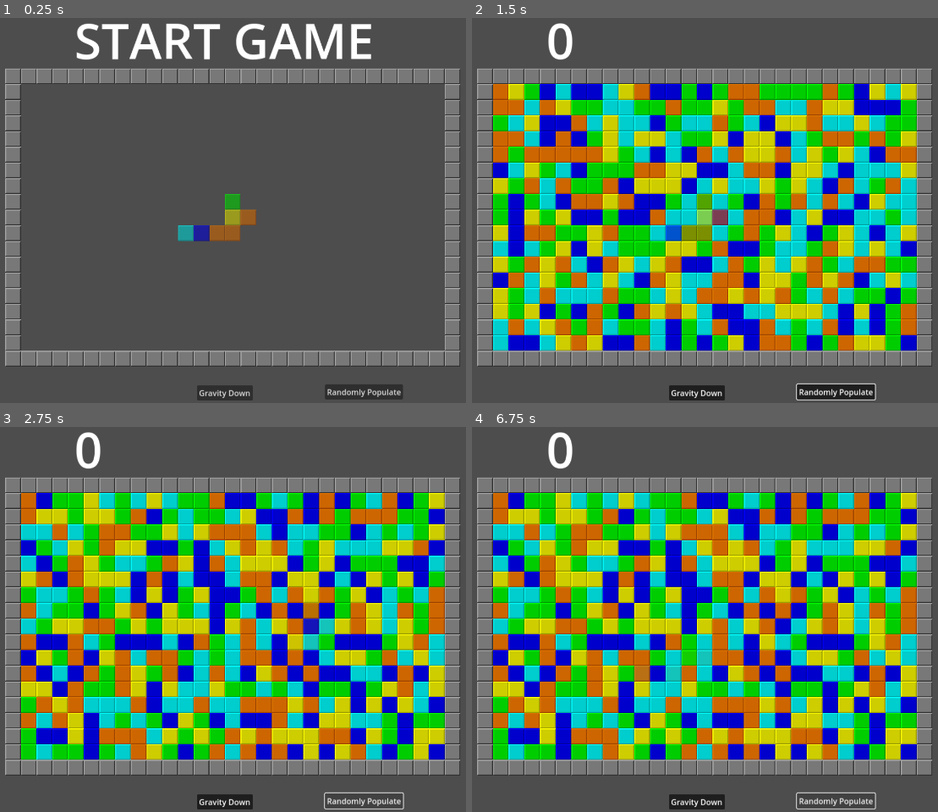
Above: before the commit, frames 1-4 (two rows, left to right).
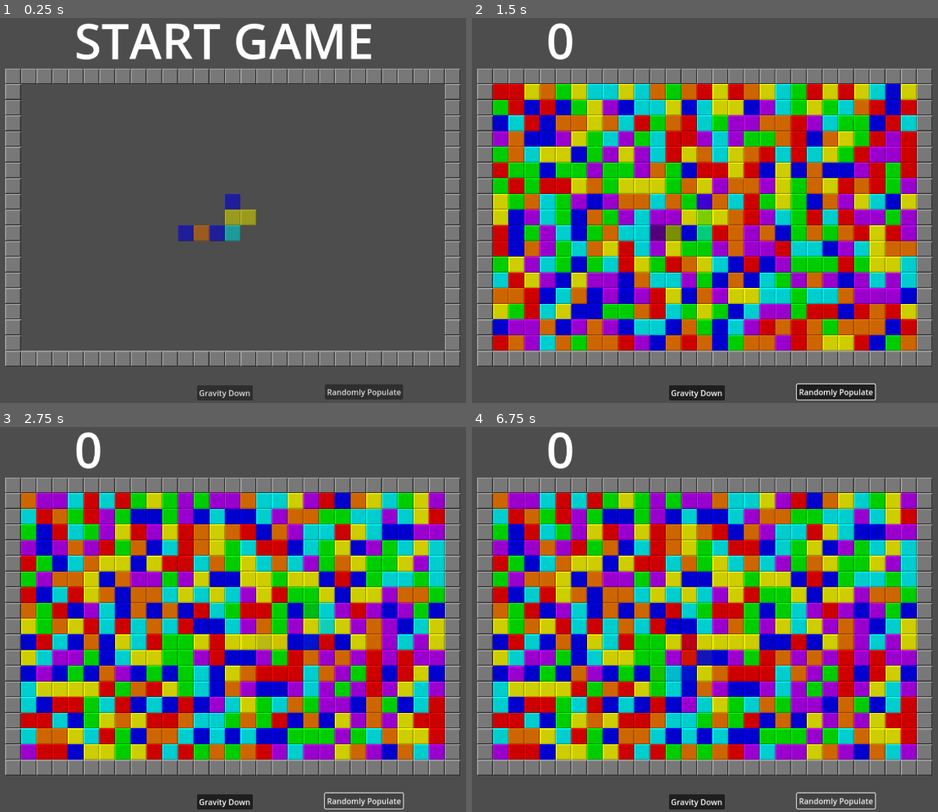
Above: after the commit, the same moments.

Repository: alexcolemandata/game-matcher
Game: Godot game, scene res://main.tscn
The game is run twice, just before and just after one commit, with the same random seed, the same clock (stepped at 60 frames per second) and the same inputs.
Inputs:
- Up to frame 1 (0.25 s): no input
- Up to frame 2 (1.5 s): click "Gravity Down" at 0.5 s; click "Randomly Populate" at 1.25 s
- Up to frame 3 (2.75 s): tap Enter at 2 s; hold Right (right) from 2.03 s (still down); hold S (spawn piece) from 2.03 s (still down)
- Up to frame 4 (6.75 s): release Right (right) at 2.78 s; release S (spawn piece) at 2.78 s; hold Down (down) 2.78-3.53 s; tap A (rotate anticlockwise) at 2.85, 5.85 s; tap S (spawn piece) at 3.05, 3.8, 4.35, 6.05 s; hold Right (right) 3.53-4.28 s; hold D (rotate clockwise) 3.53-4.28 s; hold Up (up) 4.28-5.03 s; hold S (spawn piece) 5.03-5.78 s; hold Left (left) 5.03-6.53 s; hold Down (down) from 6.53 s (still down); hold D (rotate clockwise) from 6.53 s (still down)

The runs differ from the first frame. In frame 1, 0.8% of the frame differs, in the area x 38-55%, y 45-59%; in frame 2, 54%; in frame 3, 54%; in frame 4, 54%, in the area x 4-96%, y 17-87%.

Commit message:
more feedback for combos

Diff:
--- a/Board.gd
+++ b/Board.gd
@@ -24,12 +24,15 @@
 	GREEN_TILE,
 	ORANGE_TILE,
 	BLUE_TILE,
+	RED_TILE,
+	PURPLE_TILE
 ]
 
 var border: TileMapLayer
 var placed_tiles: TileMapLayer
 var active_piece: TileMapLayer
 var score = 0
+var num_gravity_repeats = 0
 
 
 func _ready():
@@ -158,6 +161,8 @@
 					color_str = "#5AF"
 				elif color_to_check == YELLOW_TILE:
 					color_str = "#FF0"
+				elif color_to_check == PURPLE_TILE:
+					color_str = "#9A00CD"
 
 				var score_coords = placed_tiles.map_to_local(neighbors[0])
 				for scored_tile in neighbors:
@@ -358,7 +363,6 @@
 
 			var color = placed_tiles.get_cell_atlas_coords(old_coord)
 			var new_coord = Vector2i(x, int(HEIGHT/2)-i-1)
-			print("gravity from: ", old_coord, "; to: ", new_coord)
 			for j in range(old_coord.y, new_coord.y ):
 				await get_tree().create_timer(0.001).timeout
 				placed_tiles.erase_cell(Vector2i(x, j))
@@ -366,14 +370,24 @@
 
 	if await clear_scored_pieces():
 		print("scored pieces after applying gravity! repeating")
+		await get_tree().create_timer(0.2).timeout
+		num_gravity_repeats += 1
+		var msg: = "Again"
+		if num_gravity_repeats > 1:
+			for n in range(num_gravity_repeats):
+				msg += "!"
+			msg += " x" + str(num_gravity_repeats)
+
 		ScoreNumbers.display_str(
-					"Again!",
-					Vector2(0, 0),
+					msg,
+					Vector2(randi_range(-400, -100), randi_range(-100, 100)),
 					"#FFF",
-					80
+					70 + (15 * num_gravity_repeats)
 				)
 		await get_tree().create_timer(0.2).timeout
 		gravity_down()
+	else:
+		num_gravity_repeats = 0
 	pass
 
 func sort_vectors_lowest_to_highest(a: Vector2i, b: Vector2i) -> bool:
--- a/score_numbers.gd
+++ b/score_numbers.gd
@@ -25,11 +25,11 @@
 
 	tween.tween_property(
 		lbl, "position:y", lbl.position.y, 0.5
-	).set_ease(Tween.EASE_IN).set_delay(0.25)
+	).set_ease(Tween.EASE_IN).set_delay(0.22 + (font_size/120))
 
 	tween.tween_property(
 		lbl, "scale", Vector2.ZERO, 0.25
-	).set_ease(Tween.EASE_IN).set_delay(0.5)
+	).set_ease(Tween.EASE_IN).set_delay(0.4 + (font_size/120))
 
 	await tween.finished
 	lbl.queue_free()
--- a/sparks.gd
+++ b/sparks.gd
@@ -4,3 +4,5 @@
 	global_position = coord
 	modulate = mod
 	$Blast.emitting = true
+	await get_tree().create_timer(5).timeout
+	queue_free()
